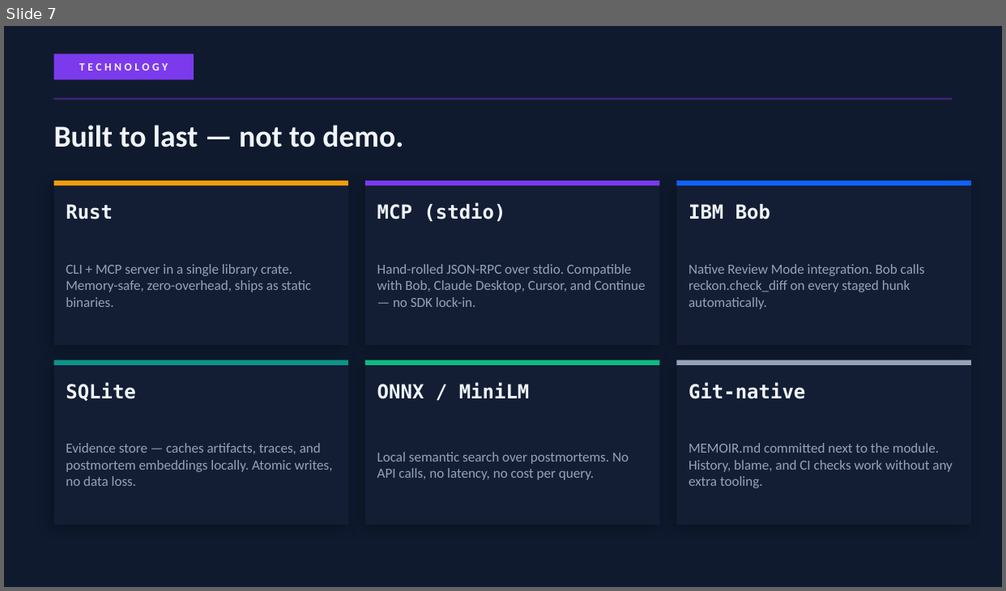
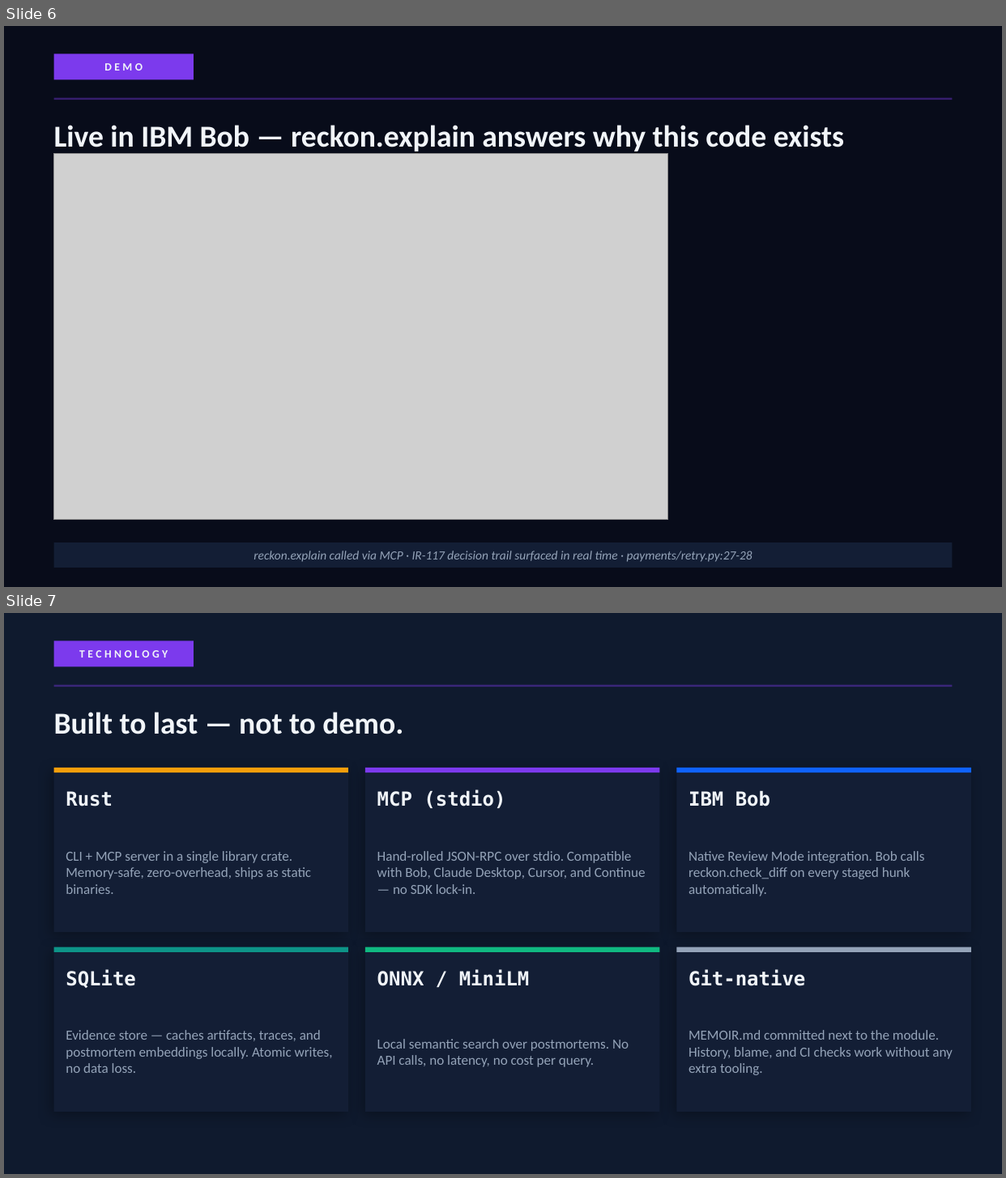
Before and after one commit to JanDexter/reckon, a slide deck: Reckon-Pitch-Deck.pptx. Shown one above the other, each under a label of ours: slide 7 before the commit, slides 6 and 7 after it. The pictures are 1006x591 and 1006x1178 pixels, drawn with LibreOffice and Linux fonts; fonts in the diff are those of the drawing; grey boxes stand for pictures. Boxes give left, top, right and bottom in pixels: in the first picture for what was removed or moved away, otherwise in the second. Text is boxed around its words. In the diff, an @@ line names an element or a change of style, - is before the commit and + after.

Commit message:
docs: update mode slug to reckon-review to prevent MCP prompt conflict

```diff
--- a/Reckon-Pitch-Deck.pptx
+++ b/Reckon-Pitch-Deck.pptx
@@ slide 6 added at (4, 26, 1002, 587), background #080C1A @@
@@ rectangle added at (54, 54, 194, 80), fill #7C3AED @@
@@ text added at (104, 63, 143, 71), 8 pt, text #F1F5F9, bold @@
+DEMO
@@ rectangle added at (54, 98, 952, 100), fill #7C3AED at 40% opacity @@
@@ text added at (54, 125, 844, 155), 22 pt, text #F1F5F9, bold @@
+Live in IBM Bob — reckon.explain answers why this code exists
@@ picture added at (54, 154, 667, 520) @@
@@ rectangle added at (54, 543, 952, 568), fill #131E35 @@
@@ text added at (253, 551, 752, 562), 9 pt, text #94A3B8, italic @@
+reckon.explain called via MCP · IR-117 decision trail surfaced in real time · payments/retry.py:27-28
```
Also in this commit, not shown: 4 slides changed, 1 slide removed, 3 other files.
